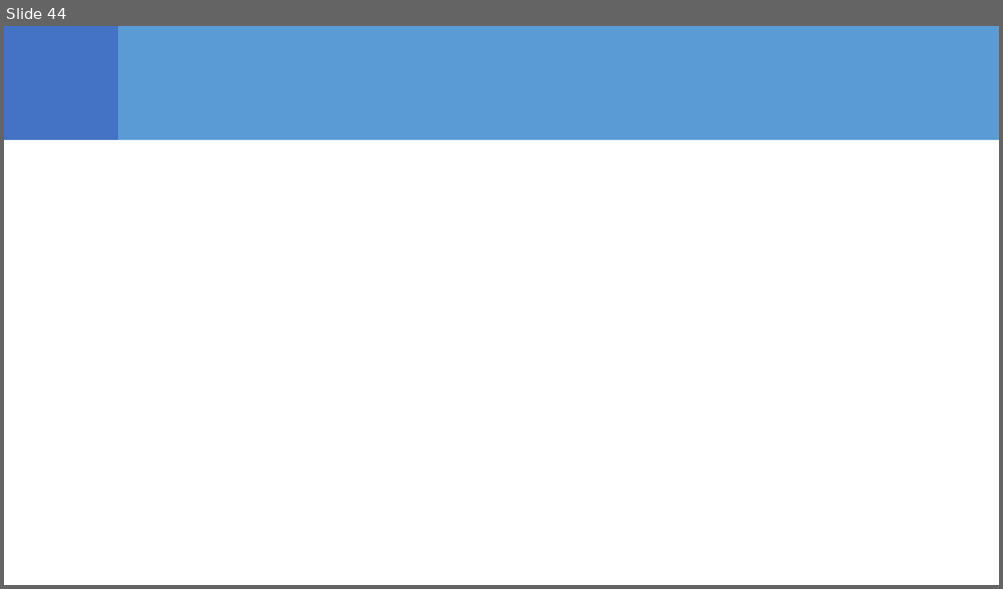
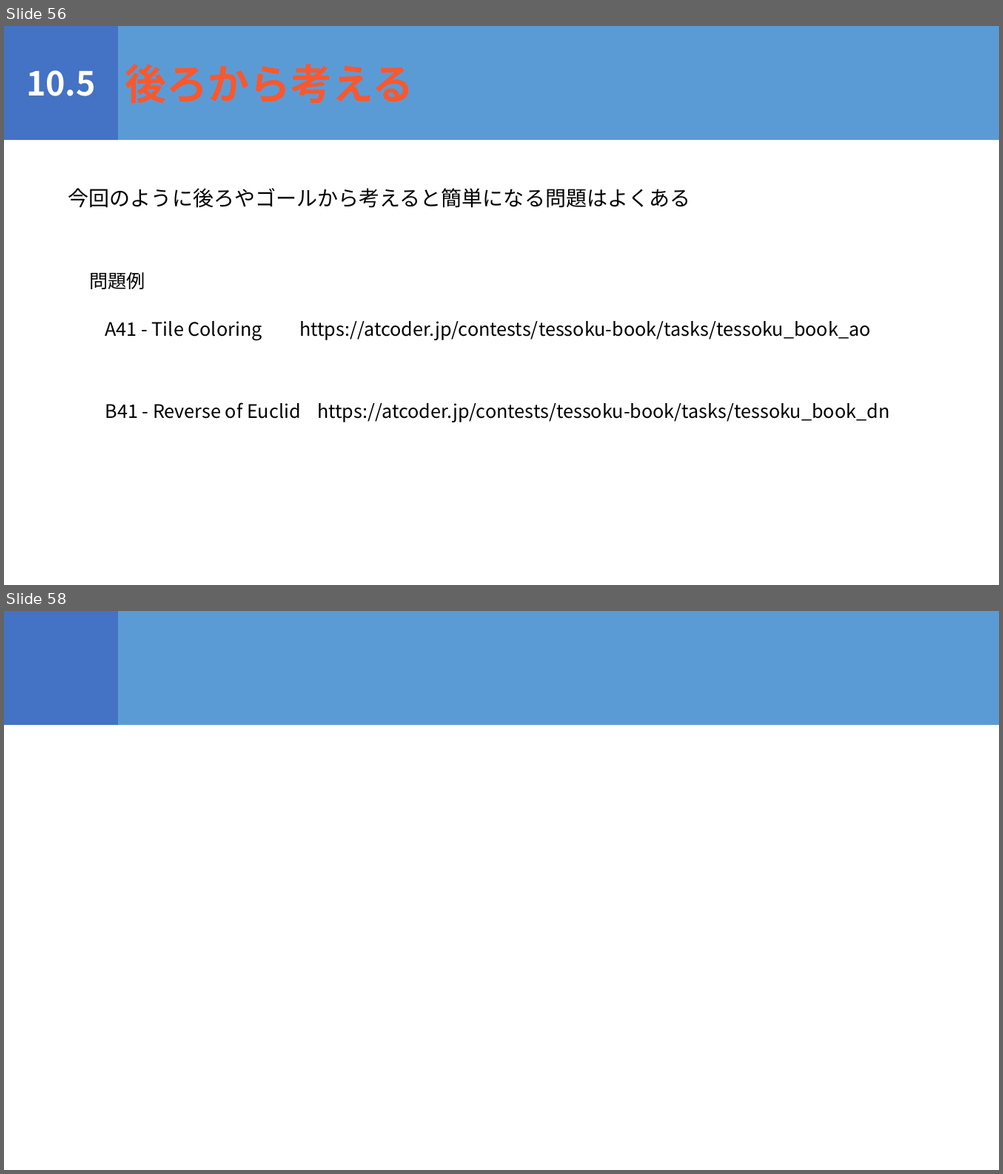
Before and after one commit to igeeeeee/triC_AtCoder_Beginners_Selection, a slide deck: ABS_勉強会.pptx. Shown one above the other, each under a label of ours: slide 44 before the commit, slides 56 and 58 after it; the slides between them are not shown. The pictures are 1003x589 and 1003x1174 pixels, drawn with LibreOffice and Linux fonts; fonts in the diff are those of the drawing. Boxes give left, top, right and bottom in pixels: in the first picture for what was removed or moved away, otherwise in the second. Text is boxed around its words. In the diff, an @@ line names an element or a change of style, - is before the commit and + after.

```diff
--- a/ABS_勉強会.pptx
+++ b/ABS_勉強会.pptx
@@ slide 56 added at <box>4,26,999,585</box>, background #FFFFFF @@
@@ rectangle added at <box>4,26,118,140</box>, fill #4472C4, 32 pt, text #FFFFFF, bold @@
+10.5
@@ rectangle added at <box>118,26,999,140</box>, fill #5B9BD5, 40 pt, text #F8582E, bold @@
+後ろから考える
@@ text added at <box>68,188,690,208</box>, 20 pt, text #000000 @@
+今回のように後ろやゴールから考えると簡単になる問題はよくある
@@ text added at <box>89,272,145,289</box>, 18 pt, text #000000 @@
+問題例
@@ text added at <box>105,321,870,341</box>, 18 pt, text #000000 @@
+A41 - Tile Coloring https://atcoder.jp/contests/tessoku-book/tasks/tessoku_book_ao
@@ text added at <box>105,403,889,423</box>, 18 pt, text #000000 @@
+B41 - Reverse of Euclid https://atcoder.jp/contests/tessoku-book/tasks/tessoku_book_dn
@@ what was slide 44 is now slide 58 @@
```
Also in this commit, not shown: 1 slide changed, 12 other slides added, 2 slides removed, 5 other files.
